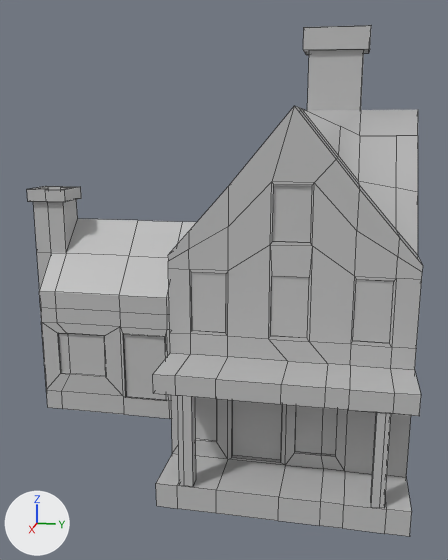
The FBX model Assets/Assets/Farmhouse.fbx: old version first, new version second.
Rendered twice from a 50 mm camera at (43.0, 7.9, 22.7) aimed at (-2.4, -1.2, 11.4). Arrows for +X, +Y and +Z are at lower left; the lights stay in place. Mesh edges are drawn as thin lines. Where no turn or scale is listed for an object, it has been applied to the vertices.
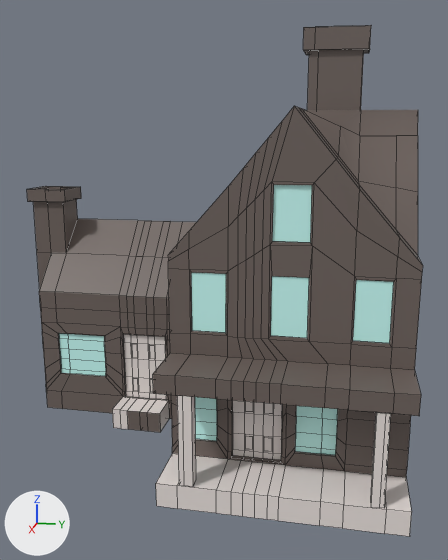
Pixel boxes (x1, y1, x2, y2) of what changed, in the pictures (448 x 560 px):
```json
{"part": 1, "of": "me_mesh", "change": "built on", "after": [41, 25, 411, 521]}
{"part": 2, "of": "me_mesh", "change": "recoloured", "before": [27, 49, 423, 471], "after": [27, 49, 423, 471]}
{"part": 3, "of": "me_mesh", "change": "recoloured", "before": [191, 185, 394, 343], "after": [191, 185, 394, 343], "on screen": "grey to cyan"}
{"part": 4, "of": "me_mesh", "change": "recoloured", "before": [156, 395, 412, 537], "after": [156, 395, 412, 537]}
```

Scene script edits in JSON lines:
```json
{"op": "add", "block": "mat_lambert2", "code": ["mat_lambert2 = principled_material('lambert2')", "mat_lambert2.base_color = (0.588, 1.0, 0.952)  # cyan #cafffa"]}
{"op": "add", "block": "mat_lambert4", "code": ["mat_lambert4 = principled_material('lambert4')", "mat_lambert4.base_color = (0.814, 0.746, 0.719)  # white #e9e0dc"]}
{"op": "add", "block": "mat_lambert3", "code": ["mat_lambert3 = principled_material('lambert3')", "mat_lambert3.base_color = (0.154, 0.122, 0.109)  # dark grey #6d625d"]}
{"block": "me_mesh", "where": "# used by ob_pcube1; location = (-3.59, 4.7, 7.57)"}
{"op": "remove", "block": "me_mesh", "code": "me_mesh.from_pydata(...)  # 585 vertices, 560 faces; spans x -12.9..14.1, y -22.2..7.5, z -7.5..21.9"}
{"op": "add", "block": "me_mesh", "code": "me_mesh.from_pydata(...)  # 1158 vertices, 1122 faces; spans x -12.9..14.1, y -22.2..7.5, z -7.5..21.9"}
{"block": "me_mesh", "change": "me_mesh part 1: 4 vertices moved from x -12.9, y -3.8..3.8, z -6.0..0.0 to x -12.9, y -5.6..5.7, z -6.0..0.0; 573 vertices added at x -12.9..14.1, y -20.6..7.5, z -7.5..21.9"}
{"block": "me_mesh", "change": "me_mesh part 2: 375 faces spanning x -12.9..14.1, y -22.2..7.5, z -7.5..21.9 switch from mat_lambert1 (grey #bcbcbc) to mat_lambert3 (dark grey #6d625d)"}
{"block": "me_mesh", "change": "me_mesh part 3: 6 faces spanning x -4.9..10.4, y -20.5..7.4, z -5.7..11.9 switch from mat_lambert1 (grey #bcbcbc) to mat_lambert2 (cyan #cafffa)"}
{"block": "me_mesh", "change": "me_mesh part 4: 36 faces spanning x 10.4..14.1, y -7.5..7.5, z -7.5..0.0 switch from mat_lambert1 (grey #bcbcbc) to mat_lambert4 (white #e9e0dc)"}
```
